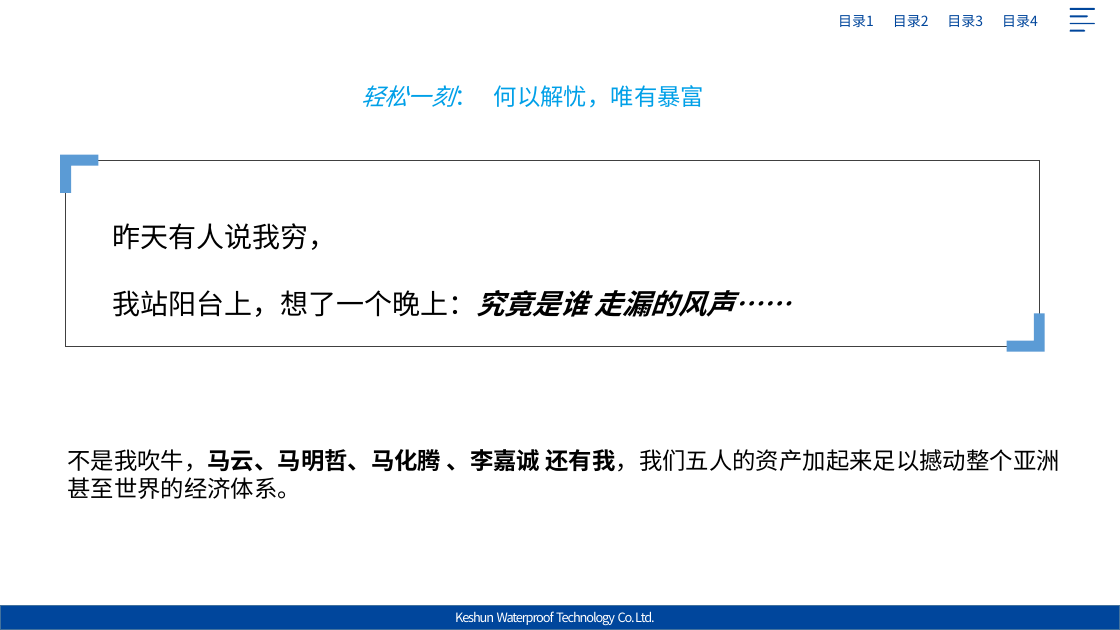
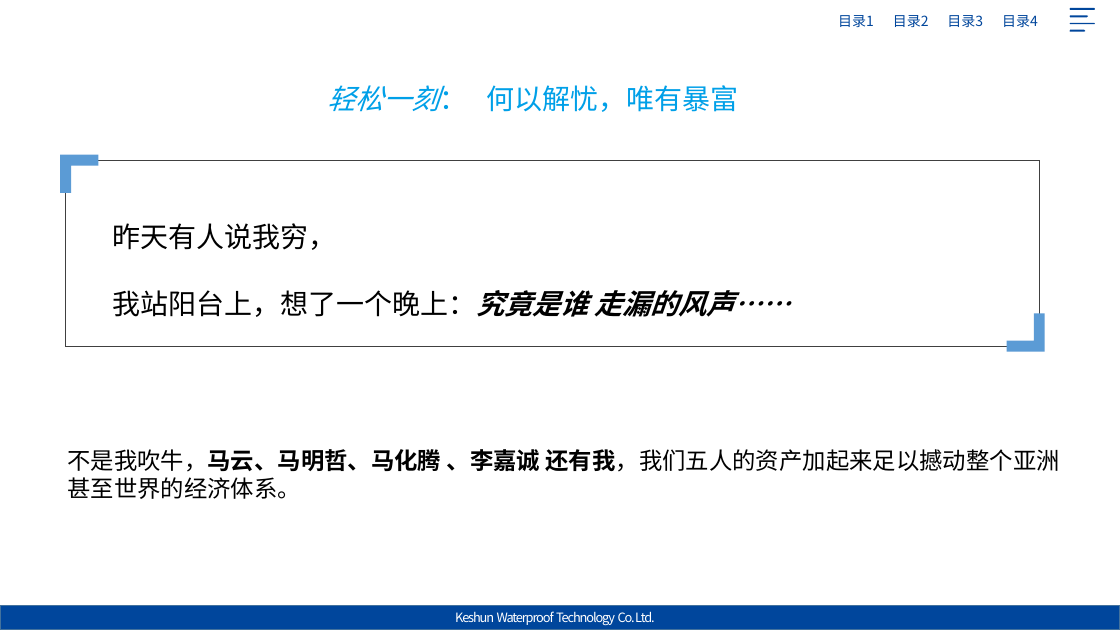
Before and after one commit to Jack-liangqihua/ABAP_CODER, a slide deck: slide 4 of 专题研究/晨会主题/201904财务自由.pptx. Drawn at 1120x630 pixels with LibreOffice and Linux fonts; fonts in the diff are those of the drawing; background and template pictures are left out. Boxes give left, top, right and bottom in pixels: in the first picture for what was removed or moved away, otherwise in the second. Text is boxed around its words. In the diff, an @@ line names an element or a change of style, - is before the commit and + after.

```diff
--- a/专题研究/晨会主题/201904财务自由.pptx
+++ b/专题研究/晨会主题/201904财务自由.pptx
@@ text "轻松一刻： 何以解忧，唯有暴富" at [327,85,738,112]: size 20 to 24 pt @@
```
Also in this commit, not shown: 4 other slides changed.
